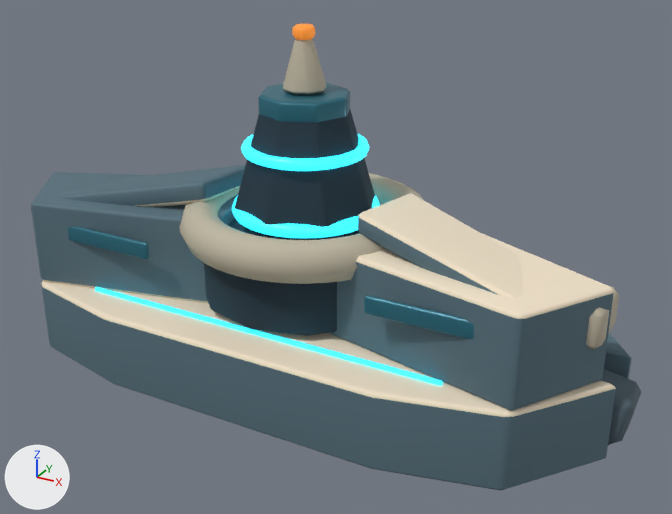
The glTF model space-battleship/assets/planets/facilities_v8/auto_explore.glb, before and after one commit.
The view is the same before and after, from a 50 mm lens placed at (2.55, -4.28, 2.79), pointed at (0.21, -0.02, 0.66). Every picture has the same lights, and +X, +Y and +Z are marked at lower left. The first picture is the older version. Where no turn or scale is listed for an object, it has been applied to the vertices.

Before the edit, the objects in view are built like this:
```python
me_cube_009 = bpy.data.meshes.new('Cube.009')
me_cube_009.from_pydata(...)  # 24 vertices, 44 faces; spans x -0.35..0.35, y -0.018..0.018, z -0.05..0.05
me_cube_009.materials.append(mat_dark_blue_glass)  # cyan #2c6f81
me_swept_node_load_wall_001 = bpy.data.meshes.new('Swept node load wall.001')
me_swept_node_load_wall_001.from_pydata(...)  # 32 vertices, 60 faces; spans x -1.86..1.86, y 0.15..0.82, z -0.08..0.38
# faces by material slot: [20, 40]
me_swept_node_load_wall_001.materials.append(mat_lit_ivory_armor_facets)  # beige #f3e5cb
me_swept_node_load_wall_001.materials.append(mat_recessed_slate_armor_flanks)  # cyan #59737e
me_torus_001 = bpy.data.meshes.new('Torus.001')
me_torus_001.from_pydata(...)  # a torus around z (ring radius 0.38, tube radius 0.042) spanning x -0.422..0.422, y -0.422..0.422, z -0.042..0.042
me_torus_001.materials.append(mat_contained_cyan_energy)  # cyan #2cd3ec, glowing cyan #30e4ff
ob_inboard_turquoise_bearing = bpy.data.objects.new('Inboard turquoise bearing', me_torus_001)
ob_inboard_turquoise_bearing.location = (0.0, 0.0, 0.92)
ob_long_hab_pressure_window_001 = bpy.data.objects.new('Long hab pressure window.001', me_cube_009)
ob_long_hab_pressure_window_001.parent = ob_facility
ob_long_hab_pressure_window_001.location = (1.03, -0.59, 0.72)
ob_swept_node_load_wall_001 = bpy.data.objects.new('Swept node load wall.001', me_swept_node_load_wall_001)
ob_swept_node_load_wall_001.location = (0.0, 0.0, 0.0)
# also in view: 'Habitation wing inclined upper armor' at (-1.06, -0.13, 0.89); 'Swept node load wall' at (0.0, -0.49, 0.15); 'Outboard wing armor end cap.001' at (1.66, -0.13, 0.7); 'Habitat upper pressure collar' at (0.0, 0.0, 0.84); 'Swept inhabited arc wing' at (-1.07, -0.13, 0.63)
```
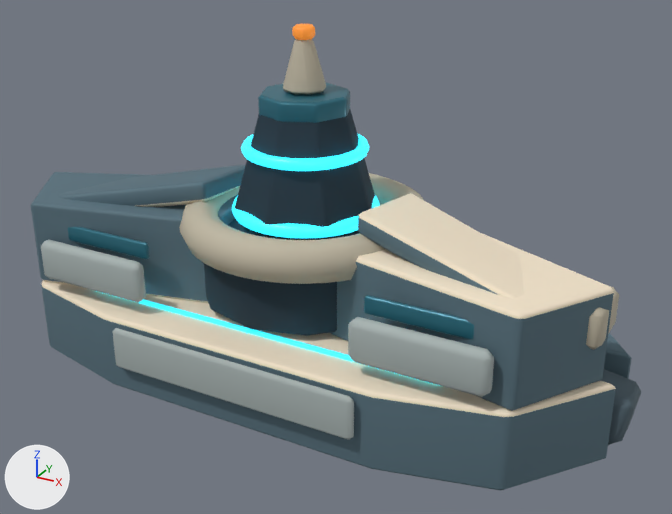
Boxes [x1, y1, x2, y2] around the edits, measured in the pictures (672 x 514 px):
'Inset midtone pressure armor', added: after [112, 328, 354, 440]
'Habitation broad outer pressure cassette.001', added: after [348, 317, 494, 397]
'Habitation broad outer pressure cassette', added: after [41, 239, 146, 303]

What changed in the scene script:
```text
Add mat_midtone_faceted_pressure_armor:
    mat_midtone_faceted_pressure_armor = principled_material('Midtone faceted pressure armor')
    mat_midtone_faceted_pressure_armor.base_color = (0.4, 0.46, 0.45)  # grey #aab5b3
    mat_midtone_faceted_pressure_armor.metallic = 0.05
    mat_midtone_faceted_pressure_armor.roughness = 0.78
Add me_cube_001_1:
    me_cube_001_1.from_pydata(...)  # 24 vertices, 44 faces; spans x -0.76..0.76, y -0.03..0.03, z -0.12..0.12
    me_cube_001_1.materials.append(mat_midtone_faceted_pressure_armor)  # grey #aab5b3
Add me_cube_013:
    me_cube_013.from_pydata(...)  # 24 vertices, 44 faces; spans x -0.37..0.37, y -0.05..0.05, z -0.12..0.12
    me_cube_013.materials.append(mat_midtone_faceted_pressure_armor)  # grey #aab5b3
Add ob_inset_midtone_pressure_armor:
    ob_inset_midtone_pressure_armor = bpy.data.objects.new('Inset midtone pressure armor', me_cube_001_1)
    ob_inset_midtone_pressure_armor.location = (0.0, -0.85, 0.22)
Add ob_habitation_broad_outer_pressure_cassette_001:
    ob_habitation_broad_outer_pressure_cassette_001 = bpy.data.objects.new('Habitation broad outer pressure cassette.001', me_cube_013)
    ob_habitation_broad_outer_pressure_cassette_001.location = (1.02, -0.69, 0.57)
Add ob_habitation_broad_outer_pressure_cassette:
    ob_habitation_broad_outer_pressure_cassette = bpy.data.objects.new('Habitation broad outer pressure cassette', me_cube_013.copy())
    ob_habitation_broad_outer_pressure_cassette.location = (-1.02, -0.69, 0.57)
```
